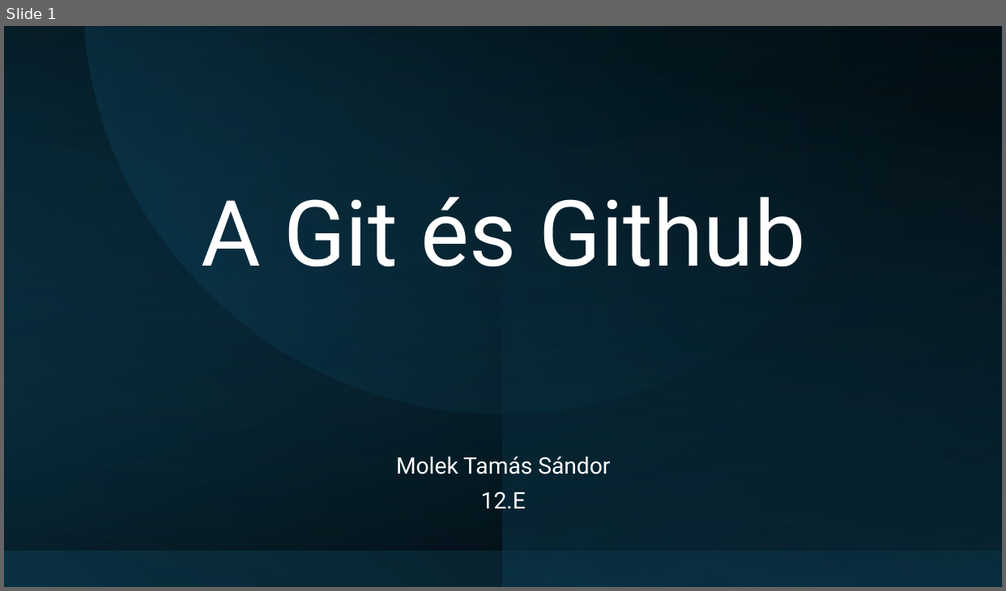
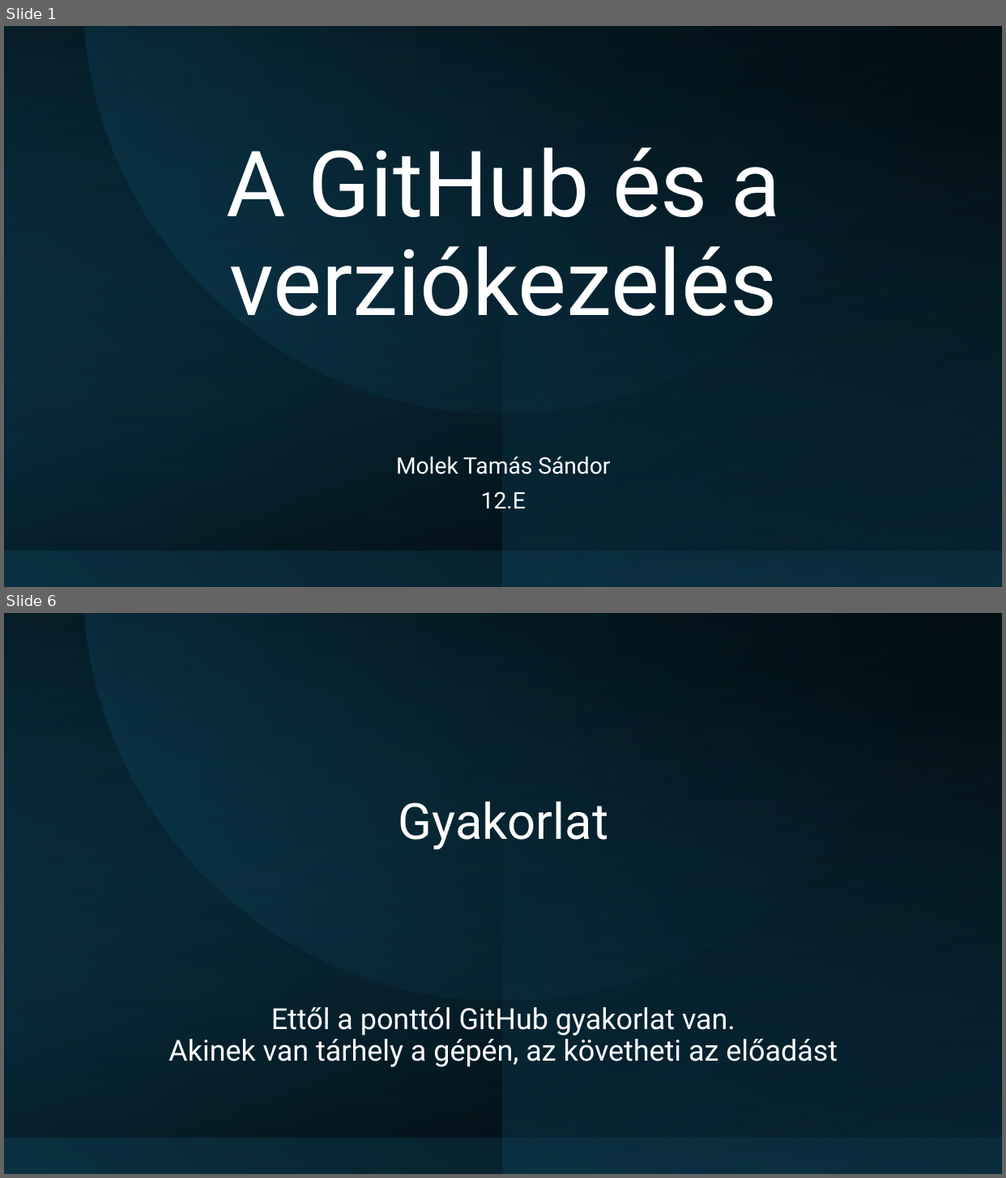
Before and after one commit to Maho-Yoshino/School_Notes, a slide deck: 2025-2026/IKT/github/Github.pptx. Shown one above the other, each under a label of ours: slide 1 before the commit, slides 1 and 6 after it; the slides between them are not shown. The pictures are 1006x591 and 1006x1178 pixels, drawn with LibreOffice and Linux fonts; fonts in the diff are those of the drawing. Boxes give left, top, right and bottom in pixels: in the first picture for what was removed or moved away, otherwise in the second. Text is boxed around its words. In the diff, an @@ line names an element or a change of style, - is before the commit and + after.

```diff
--- a/2025-2026/IKT/github/Github.pptx
+++ b/2025-2026/IKT/github/Github.pptx
@@ slide 6 added at box(4, 613, 1002, 1174), background #FFFFFF @@
@@ rectangle added at box(4, 613, 1002, 1174), fill gradient #0B3041 to #000000 @@
@@ rectangle added at box(4, 613, 1002, 1137), fill gradient #104862 to #000000 @@
@@ rectangle added at box(4, 613, 1001, 1174), fill gradient #000000 to #104862 @@
@@ rectangle added at box(5, 613, 1000, 1174), fill gradient #0B3041 to #000000 @@
@@ freeform shape added at box(85, 613, 921, 1000), fill gradient #0B3041 to #156082 @@
@@ rectangle added at box(503, 613, 1002, 1174), fill gradient #0B3041 to #104862 @@
@@ title added at box(398, 801, 608, 850), 48 pt, text #FFFFFF @@
+Gyakorlat
@@ text added at box(168, 1007, 837, 1067), 28 pt, text #FFFFFF @@
+Ettől a ponttól GitHub gyakorlat van.
+Akinek van tárhely a gépén, az követheti az előadást
@@ slide 1 changed as well @@
@@ title at box(226, 148, 780, 316): text changed @@
-A Git és Github
+A GitHub és a verziókezelés
```
Also in this commit, not shown: 1 other slide changed, 9 other slides added, 2 slides removed, 5 other files.
